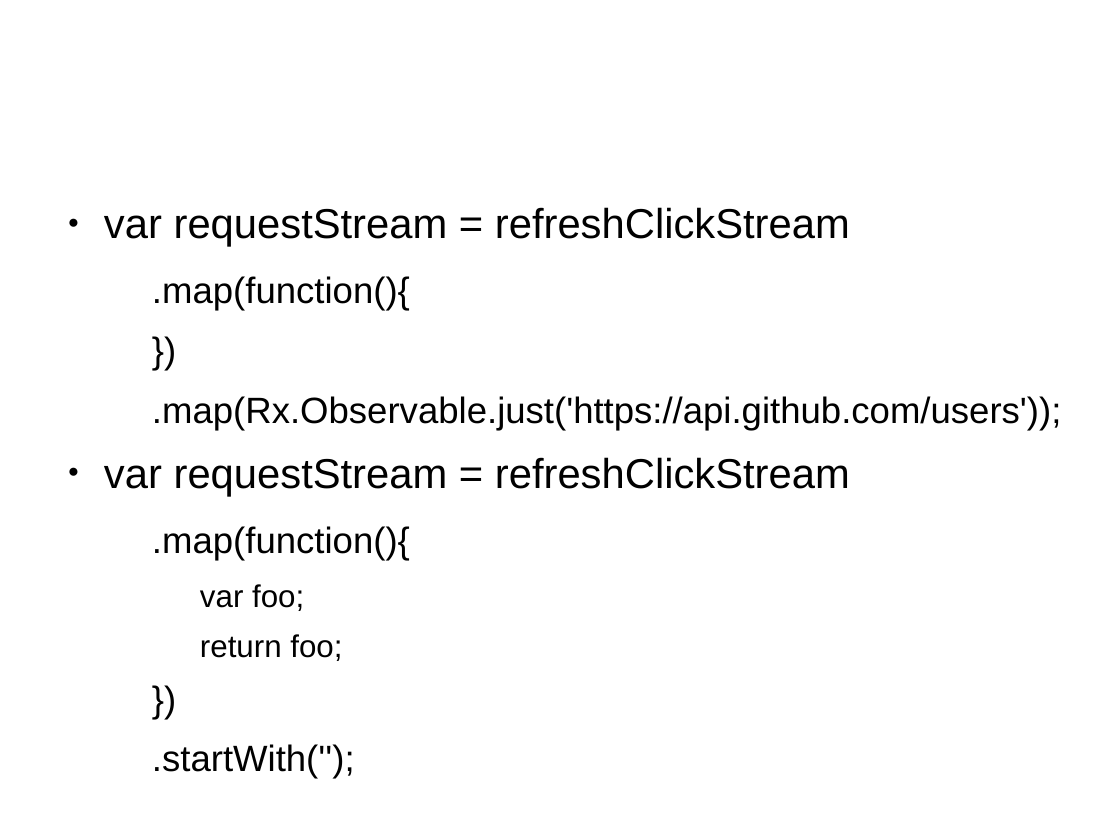
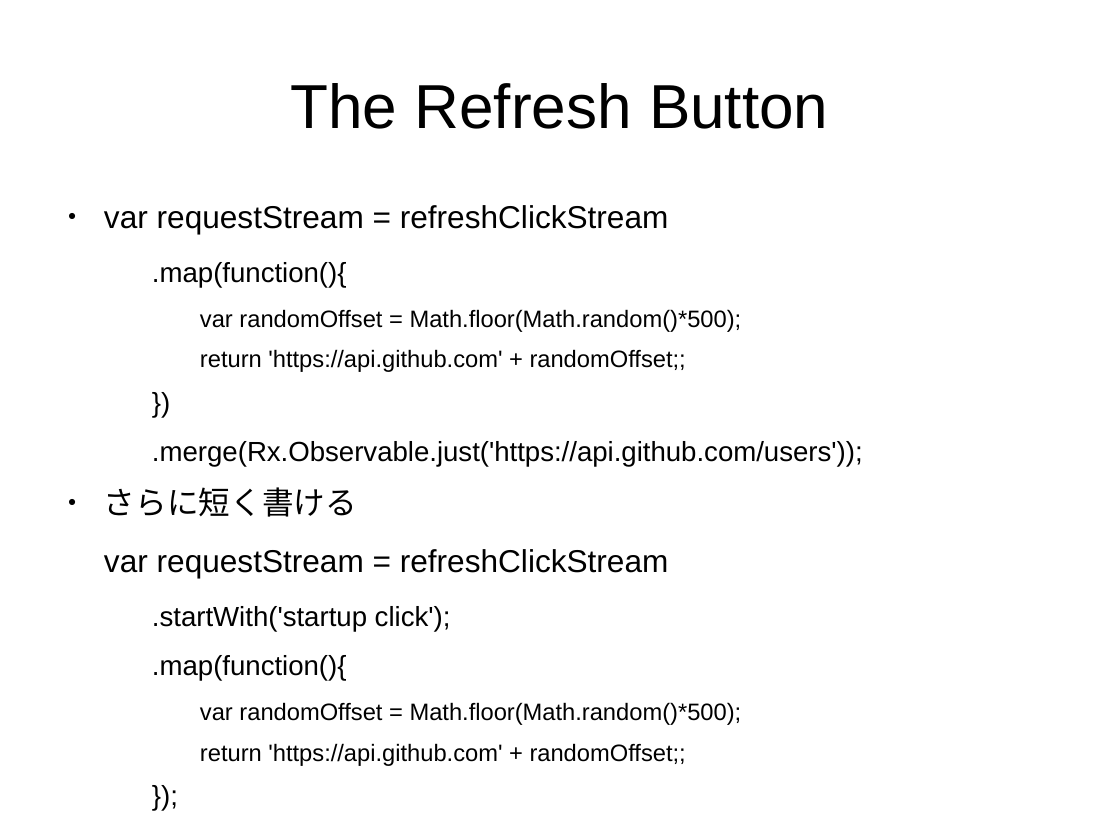
Before and after one commit to sallop/til, a slide deck: slide 22 of RxJS.odp (slide 16 before the commit). Drawn at 1120x840 pixels with LibreOffice and Linux fonts; fonts in the diff are those of the drawing. Boxes give left, top, right and bottom in pixels: in the first picture for what was removed or moved away, otherwise in the second. Text is boxed around its words. In the diff, an @@ line names an element or a change of style, - is before the commit and + after.

Commit message:
the refresh button

```diff
--- a/RxJS.odp
+++ b/RxJS.odp
@@ title added at bbox=[290, 83, 828, 129], 44 pt, text #000000 @@
+The Refresh Button
@@ text at bbox=[104, 205, 669, 681]: size 29.6 to 22.4 pt in "var requestStream = refreshClickStream", "var requestStream = refreshClickStream"; size 25.9 to 19.6 pt in ".map(function(){", "})", ".map(function(){"; bullet ● to none @@
@@ text at bbox=[200, 309, 742, 372]: paragraphs added @@
+    var randomOffset = Math.floor(Math.random()*500);
+    return 'https://api.github.com' + randomOffset;;
@@ text at bbox=[104, 441, 863, 517]: text changed; size 25.9 to 19.6 pt @@
-  .map(Rx.Observable.just('https://api.github.com/users'));
+  .merge(Rx.Observable.just('https://api.github.com/users'));
+● さらに短く書ける
@@ text at bbox=[152, 606, 451, 631]: paragraph added @@
+  .startWith('startup click');
@@ text at bbox=[200, 702, 742, 766]: text changed; size 22.2 to 16.8 pt @@
-    var foo;
-    return foo;
-  })
-  .startWith('');
+    var randomOffset = Math.floor(Math.random()*500);
+    return 'https://api.github.com' + randomOffset;;
+  });
```
Also in this commit, not shown: 6 other slides changed, 15 slides added.
